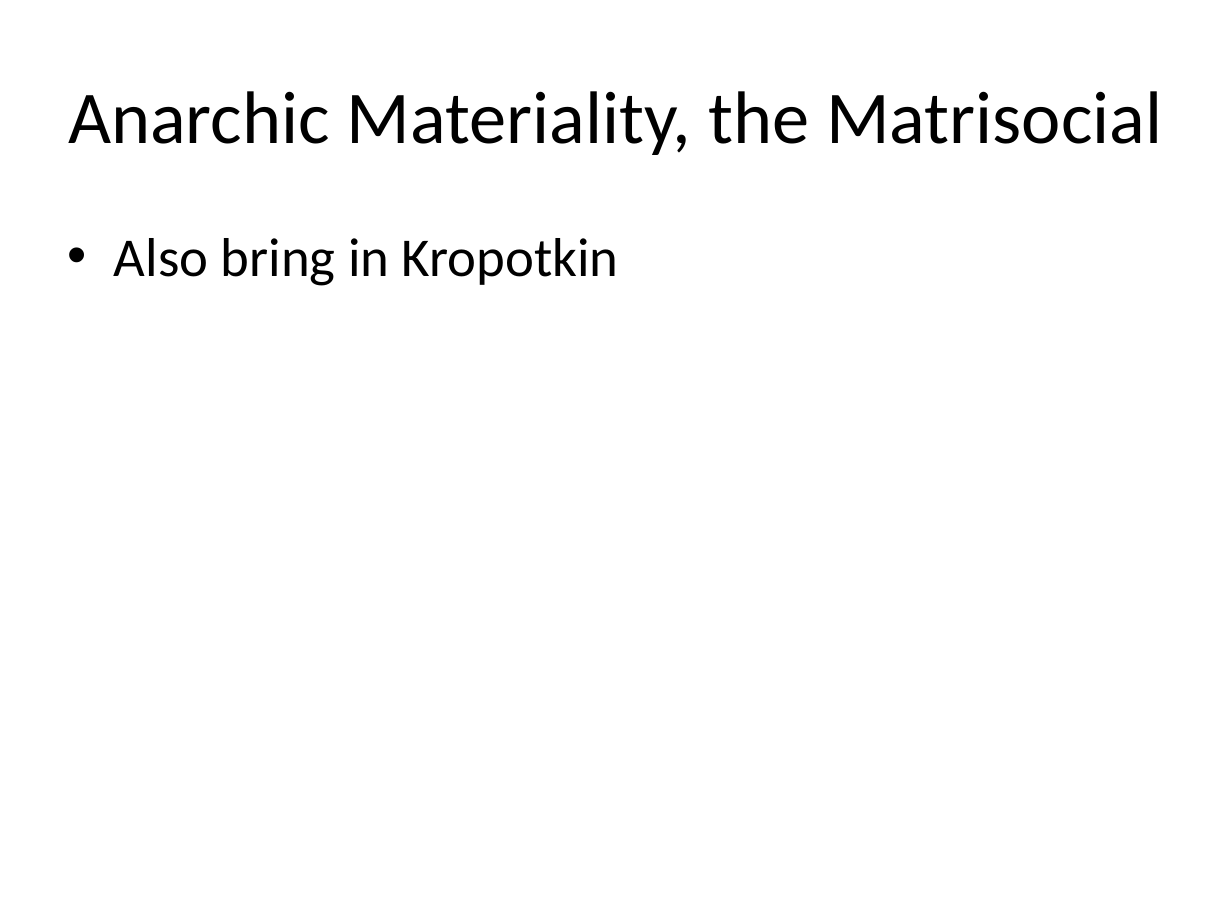
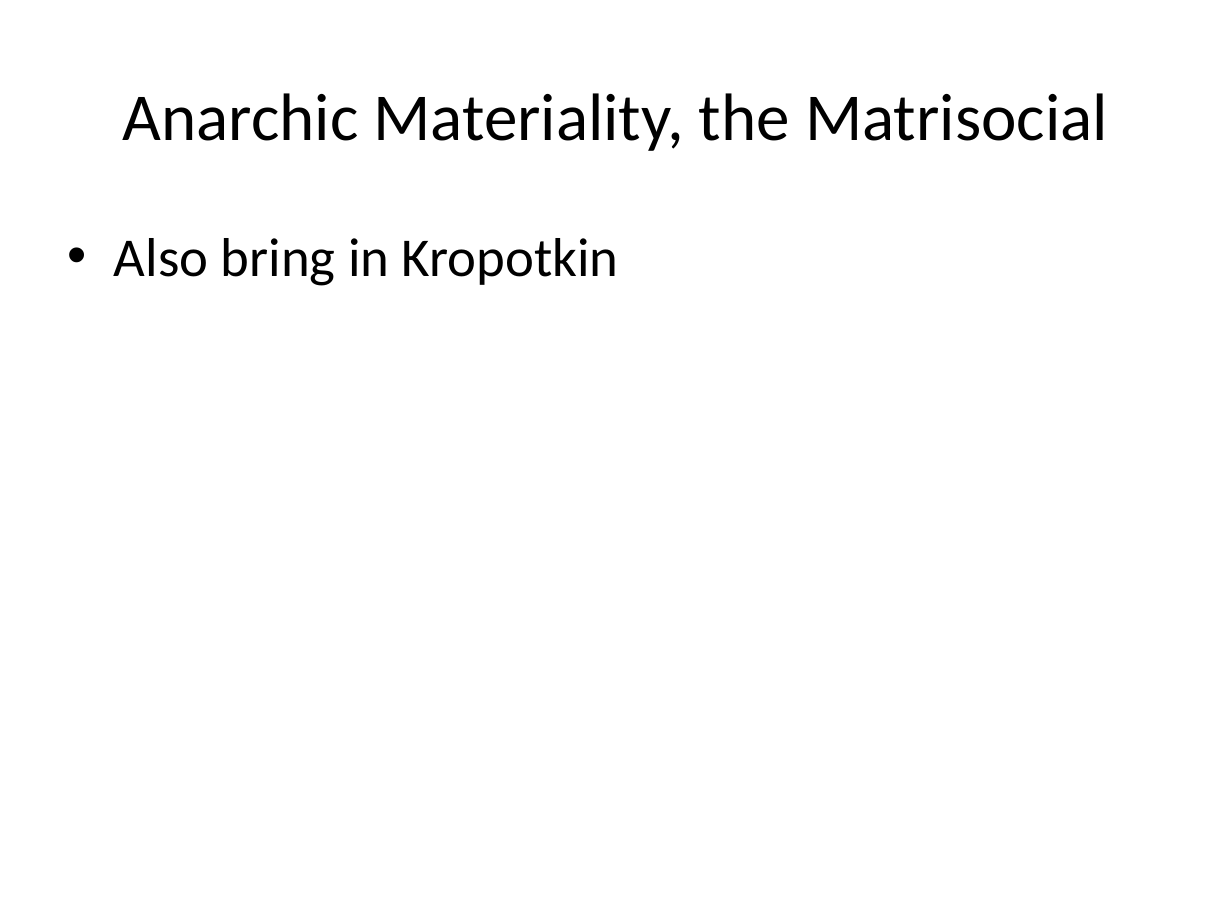
Before and after one commit to mcverter/Dissertation, a slide deck: slide 16 of work/00_NEWEST/KaunsasSol/KaunsasPresentation.pptx (slide 15 before the commit). Drawn at 1232x924 pixels with LibreOffice and Linux fonts; fonts in the diff are those of the drawing. Boxes give left, top, right and bottom in pixels: in the first picture for what was removed or moved away, otherwise in the second. Text is boxed around its words. In the diff, an @@ line names an element or a change of style, - is before the commit and + after.

```diff
--- a/work/00_NEWEST/KaunsasSol/KaunsasPresentation.pptx
+++ b/work/00_NEWEST/KaunsasSol/KaunsasPresentation.pptx
@@ title "Anarchic Materiality, the Matrisocial" at [123, 93, 1108, 151]: size 43.6 to 39.2 pt @@
```
Also in this commit, not shown: 4 other slides changed, 1 slide added, 7 other files.
